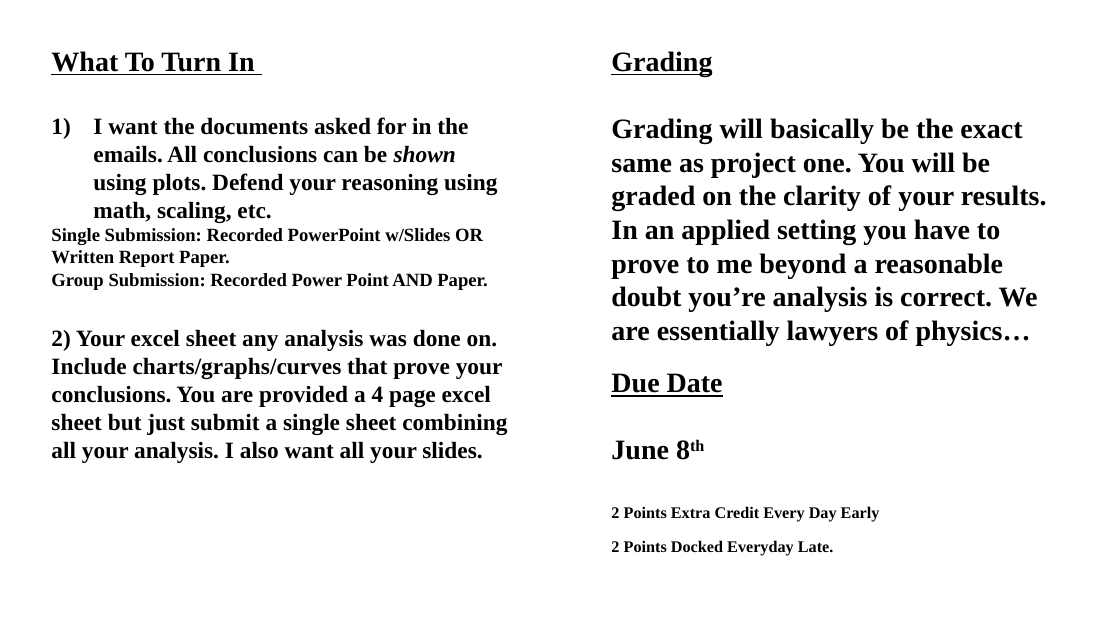
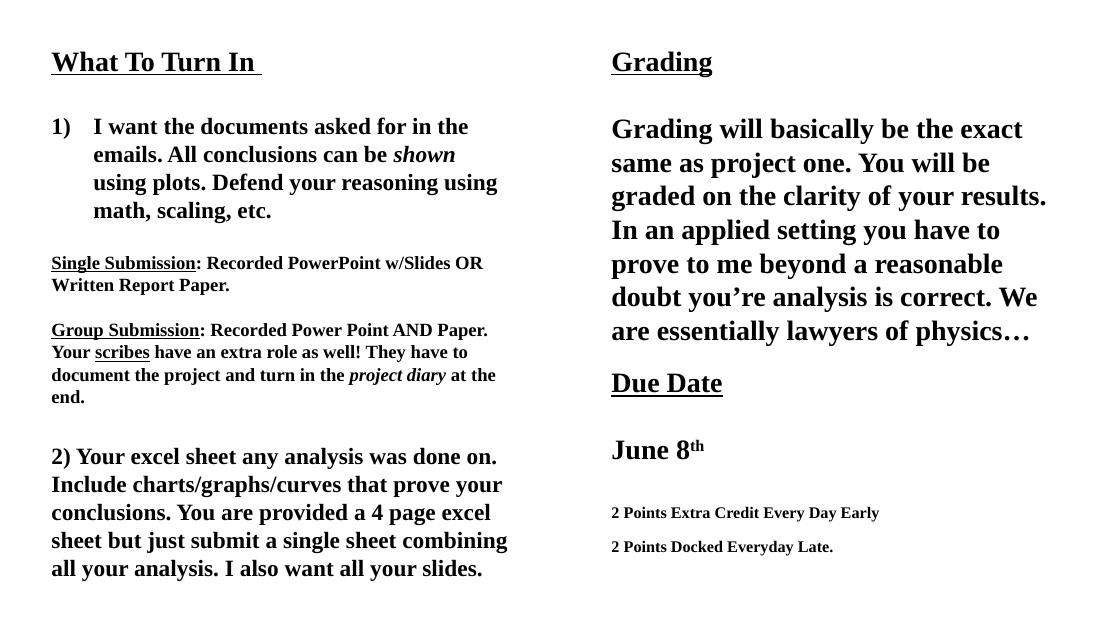
Before and after one commit to smohler/ME322-S20, a slide deck: slide 3 of projects/Project-2.pptx. Drawn at 1120x630 pixels with LibreOffice and Linux fonts; fonts in the diff are those of the drawing. Boxes give left, top, right and bottom in pixels: in the first picture for what was removed or moved away, otherwise in the second. Text is boxed around its words. In the diff, an @@ line names an element or a change of style, - is before the commit and + after.

```diff
--- a/projects/Project-2.pptx
+++ b/projects/Project-2.pptx
@@ text at [51, 256, 487, 340]: underline on in "Single Submission:", "Group Submission:" @@
@@ text at [51, 345, 496, 404]: paragraph added @@
+Your scribes have an extra role as well! They have to document the project and turn in the project diary at the end.
```
Also in this commit, not shown: 1 slide added.
